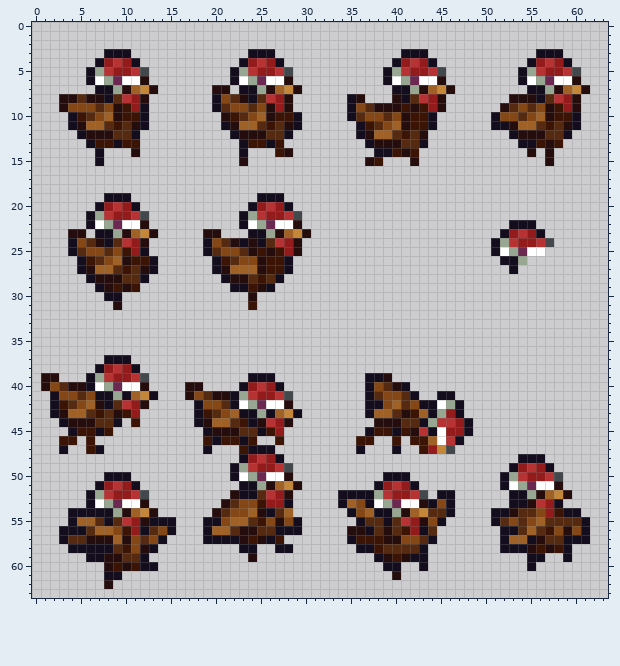
A pixel-art sprite gets an edit: Entities/Natural/Animals/Chicken/Chicken.png. Above, as it was before the edit.
The file is 64x64 pixels.
After the commit:
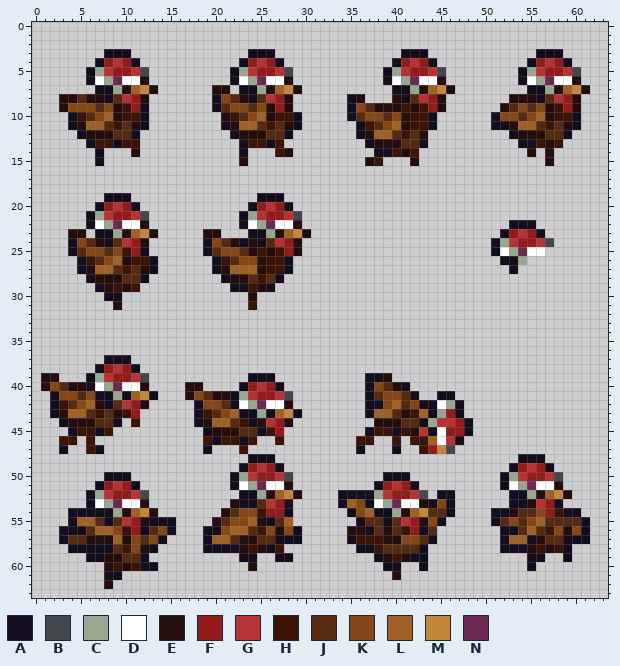
Palette (. is transparent): A #130d1d  B #42484b  C #97a792  D #ffffff  E #260d0d  F #941b1b  G #b73333  H #3b1406  J #552a11  K #844715  L #9f6125  M #c4873a  N #6b2952
Commit message: [dev] fix the cock
Edits made:
The author put colour A in row 51 at x 22; in row 57 at x 28 to 29; in row 58 at x 19 to 22 and 26; in row 59 at x 23 and 27 to 28.
Colour C becomes colour A in row 49 at x 23.
Colour E becomes colour A in row 59 at x 24.
Colour F becomes colour A in row 48 at x 24 and 26.
Colour G becomes colour A in row 48 at x 25; in row 49 at x 27.
Colour H becomes colour A in row 57 at x 27.
Colour K becomes colour A in row 53 at x 23 to 24; in row 55 at x 26.
Colour L becomes colour A in row 54 at x 28; in row 56 at x 20.
Colour E becomes colour B in row 50 at x 28.
Colour A becomes colour C in row 51 at x 24.
Colour D becomes colour C in row 50 at x 23.
Colour J becomes colour C in row 52 at x 25.
Colour A becomes colour D in row 51 at x 23.
Colour E becomes colour D in row 51 at x 26.
Colour L becomes colour D in row 51 at x 27.
The author put colour E in row 52 at x 29; in row 58 at x 25; in row 60 at x 24.
Colour A becomes colour E in row 53 at x 28; in row 55 at x 20; in row 56 at x 27; in row 58 at x 23.
Colour G becomes colour E in row 52 at x 26.
Colour H becomes colour E in row 55 at x 25; in row 57 at x 24.
Colour J becomes colour E in row 53 at x 22; in row 54 at x 21.
Colour M becomes colour E in row 51 at x 28.
Colour A becomes colour F in row 54 at x 26.
Colour D becomes colour F in row 50 at x 26.
Colour G becomes colour F in row 49 at x 24.
Colour J becomes colour F in row 54 at x 27.
Colour N becomes colour F in row 50 at x 25.
Colour C becomes colour G in row 50 at x 24.
Colour D becomes colour G in row 50 at x 27.
Colour F becomes colour G in row 49 at x 25; in row 53 at x 26.
Colour A becomes colour H in row 58 at x 24 and 27.
Colour E becomes colour H in row 54 at x 25.
Colour J becomes colour H in row 56 at x 25.
Colour A becomes colour J in row 57 at x 22 and 26.
Colour E becomes colour J in row 55 at x 27; in row 56 at x 24; in row 57 at x 25.
Colour H becomes colour J in row 53 at x 25.
Colour K becomes colour J in row 54 at x 22; in row 55 at x 21.
Colour A becomes colour K in row 56 at x 28.
Colour J becomes colour K in row 56 at x 26.
Colour L becomes colour K in row 54 at x 24; in row 55 at x 22 to 23; in row 56 at x 21.
Colour A becomes colour L in row 57 at x 20 to 21.
Colour E becomes colour L in row 56 at x 23.
Colour F becomes colour L in row 52 at x 27.
Colour J becomes colour L in row 55 at x 24; in row 56 at x 22.
Colour K becomes colour L in row 55 at x 28.
Colour E becomes colour M in row 52 at x 28.
Colour C becomes colour N in row 51 at x 25.
Colour A is removed in row 47 at x 24 to 26; in row 48 at x 23 and 27; in row 49 at x 22; in row 55 at x 19 and 29; in row 58 at x 28.
Colour B is removed in row 49 at x 28.
Colour E is removed in row 51 at x 29; in row 52 at x 22; in row 53 at x 21; in row 54 at x 20.
